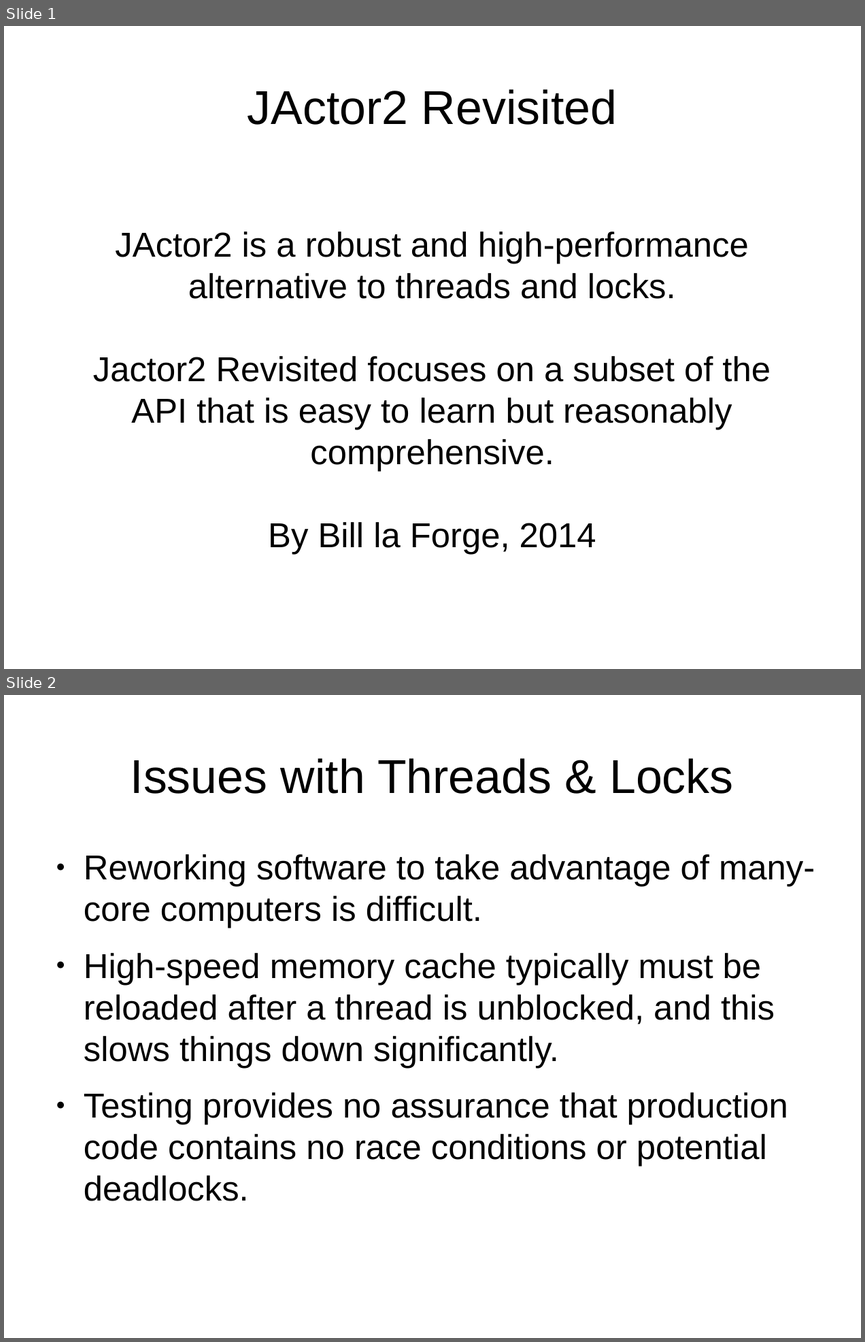
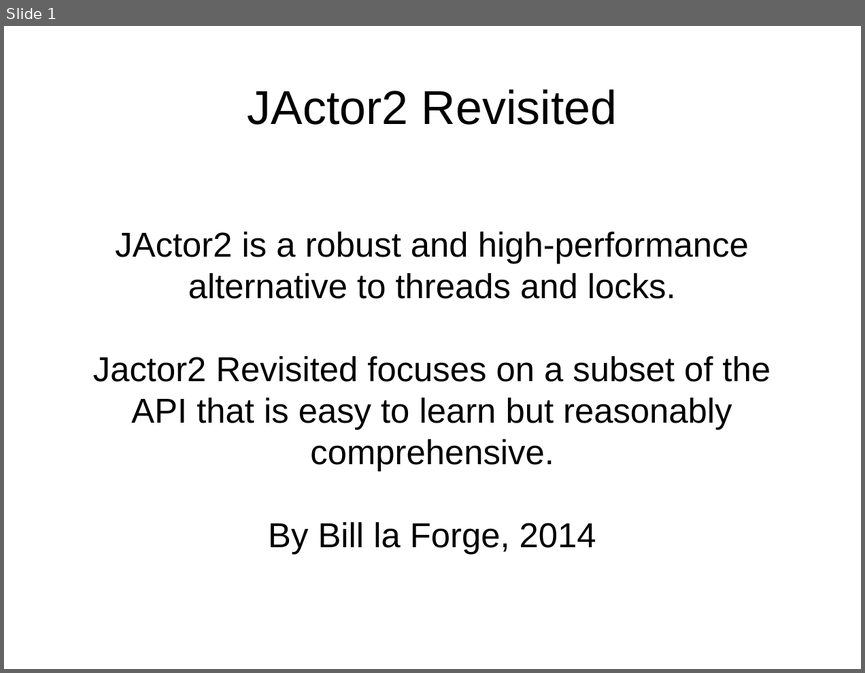
Before and after one commit to laforge49/JActor2, a slide deck: docs/JActor2Revisited.odp. Shown one above the other, each under a label of ours: slides 1 and 2 before the commit, slide 1 after it. The pictures are 865x1342 and 865x673 pixels, drawn with LibreOffice and Linux fonts; fonts in the diff are those of the drawing. Boxes give left, top, right and bottom in pixels: in the first picture for what was removed or moved away, otherwise in the second. Text is boxed around its words. In the diff, an @@ line names an element or a change of style, - is before the commit and + after.

```diff
--- a/docs/JActor2Revisited.odp
+++ b/docs/JActor2Revisited.odp
@@ slide 2 removed at <box>4,695,861,1338</box>, background #FFFFFF @@
@@ title removed at <box>130,758,733,794</box> @@
-Issues with Threads & Locks
@@ text removed at <box>84,854,815,1201</box> @@
-● Reworking software to take advantage of many-core computers is difficult.
-● High-speed memory cache typically must be reloaded after a thread is unblocked, and this slows things down significantly.
-● Testing provides no assurance that production code contains no race conditions or potential deadlocks.
```
Also in this commit, not shown: 2 slides changed, 2 slides added, 2 other files.
